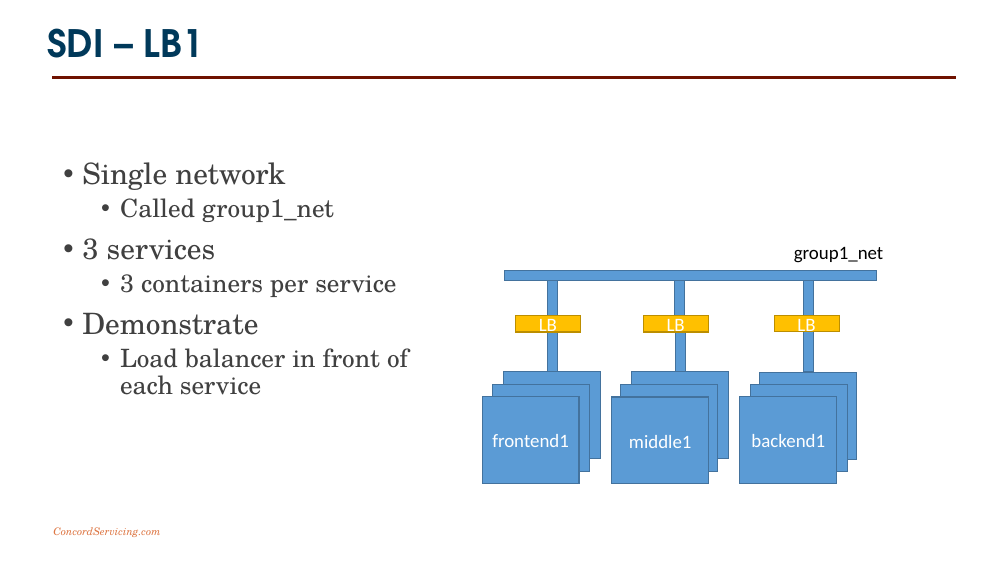
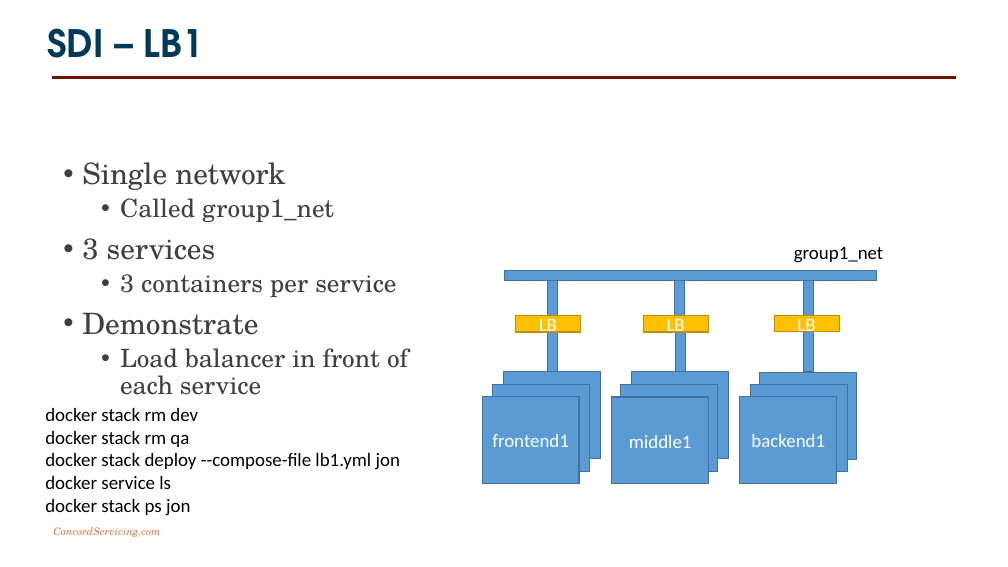
Before and after one commit to joncatlin/docker-compose-files, a slide deck: slide 14 of software defined infrastructure/20181013 Software Defined Infrastructure.pptx (slide 10 before the commit). Drawn at 1008x567 pixels with LibreOffice and Linux fonts; fonts in the diff are those of the drawing; background and template pictures are left out. Boxes give left, top, right and bottom in pixels: in the first picture for what was removed or moved away, otherwise in the second. Text is boxed around its words. In the diff, an @@ line names an element or a change of style, - is before the commit and + after.

```diff
--- a/software defined infrastructure/20181013 Software Defined Infrastructure.pptx
+++ b/software defined infrastructure/20181013 Software Defined Infrastructure.pptx
@@ text added at (x1=45, y1=408, x2=400, y2=516), 18 pt, text #000000 @@
+docker stack rm dev
+docker stack rm qa
+docker stack deploy --compose-file lb1.yml jon
+docker service ls
+docker stack ps jon
```
Also in this commit, not shown: 9 other slides changed, 4 slides added, 6 slides removed, 2 other files.
